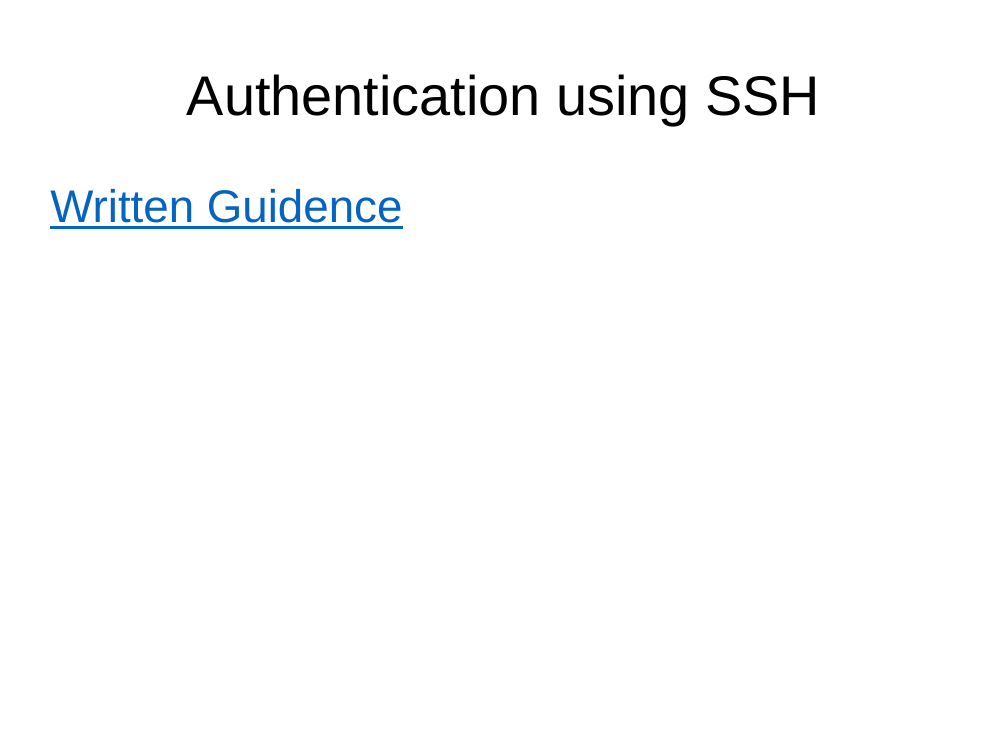
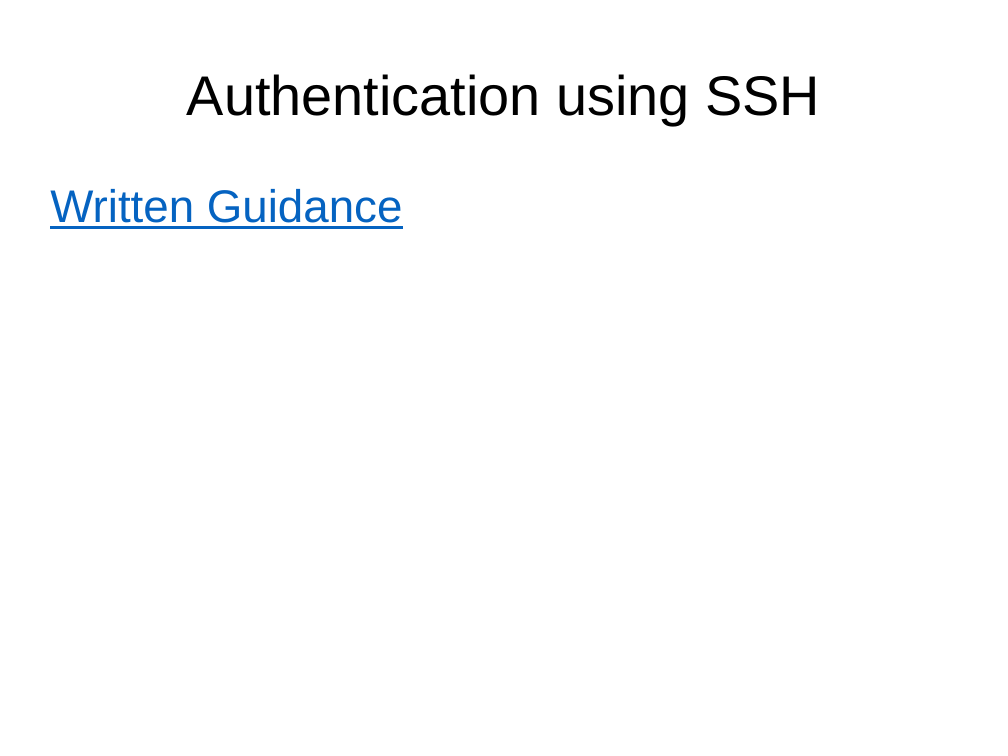
Before and after one commit to rachelplayer/isg-playground, a slide deck: slide 9 of git_workshop.pptx. Drawn at 1008x756 pixels with LibreOffice and Linux fonts; fonts in the diff are those of the drawing. Boxes give left, top, right and bottom in pixels: in the first picture for what was removed or moved away, otherwise in the second. Text is boxed around its words. In the diff, an @@ line names an element or a change of style, - is before the commit and + after.

Commit message:
fix a couple of typos

```diff
--- a/git_workshop.pptx
+++ b/git_workshop.pptx
@@ text at [50,189,403,229]: text changed @@
-Written Guidence
+Written Guidance
```
Also in this commit, not shown: 2 other slides changed.
